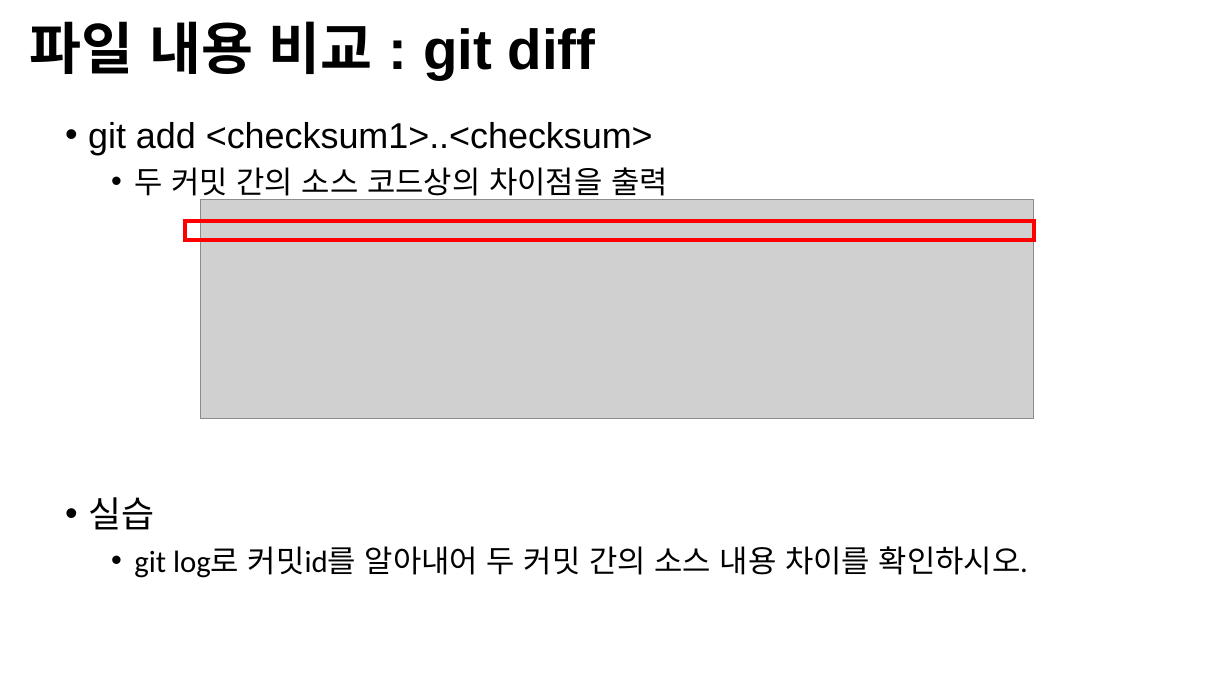
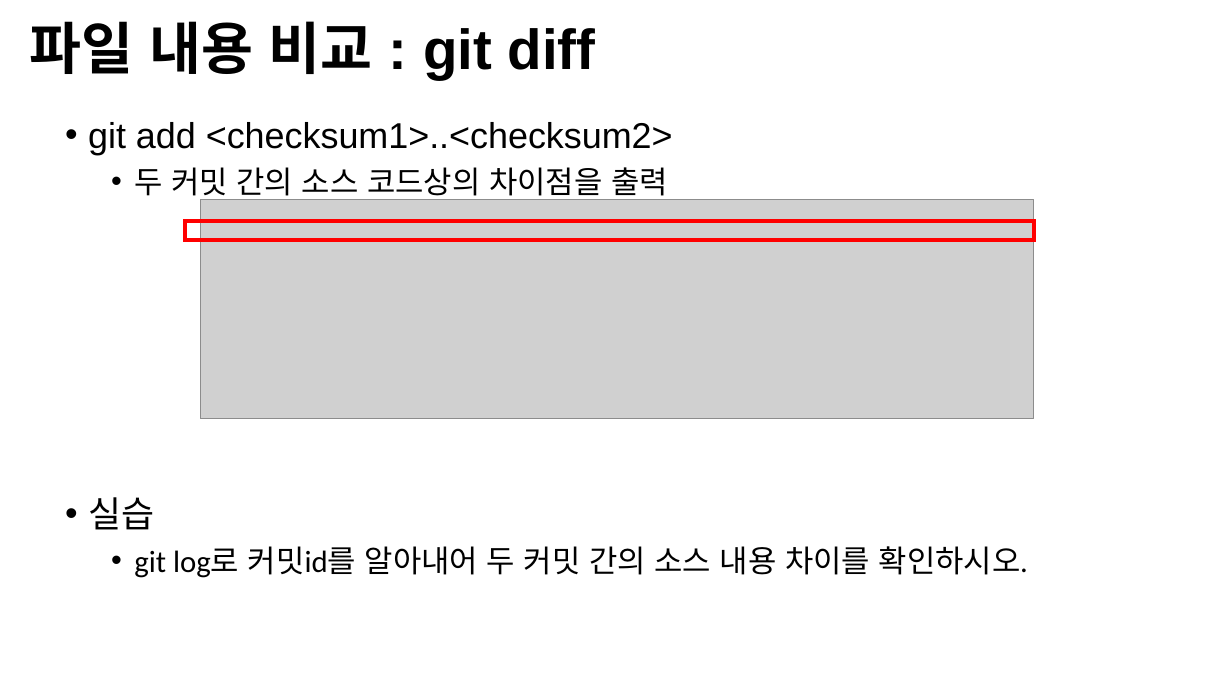
Before and after one commit to Open-Source-Programming/OpenSource-Lec, a slide deck: slide 6 of 07-Git2.pptx. Drawn at 1232x693 pixels with LibreOffice and Linux fonts; fonts in the diff are those of the drawing; grey boxes stand for pictures; background and template pictures are left out. Boxes give left, top, right and bottom in pixels: in the first picture for what was removed or moved away, otherwise in the second. Text is boxed around its words. In the diff, an @@ line names an element or a change of style, - is before the commit and + after.

```diff
--- a/07-Git2.pptx
+++ b/07-Git2.pptx
@@ text at box(88, 122, 673, 155): text changed @@
-• git add <checksum1>..<checksum>
+• git add <checksum1>..<checksum2>
```
Also in this commit, not shown: 13 other slides changed, 1 slide added, 1 other file.
